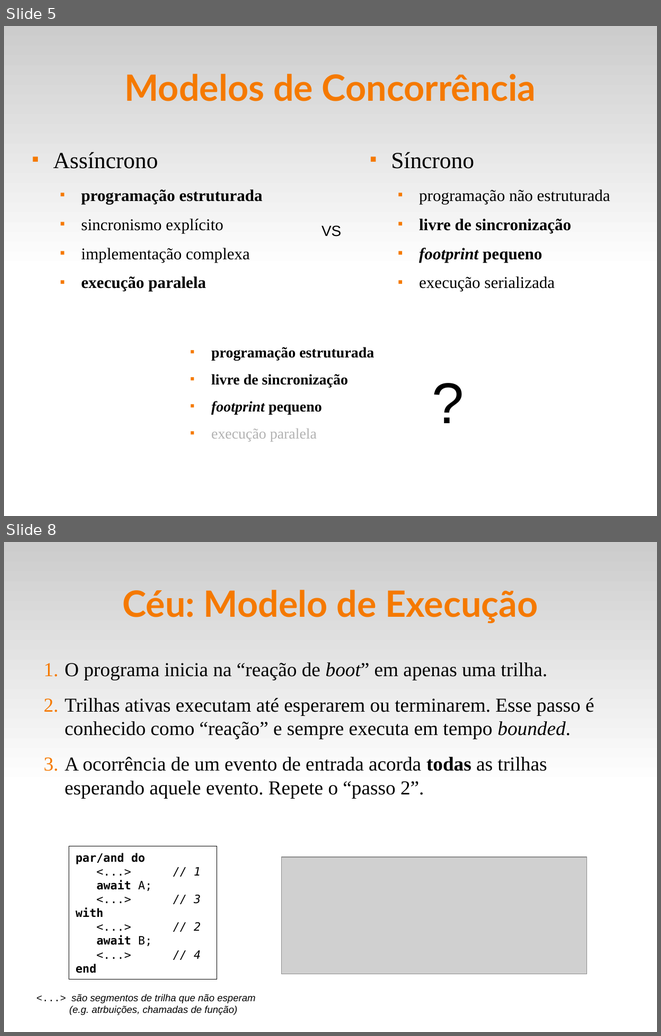
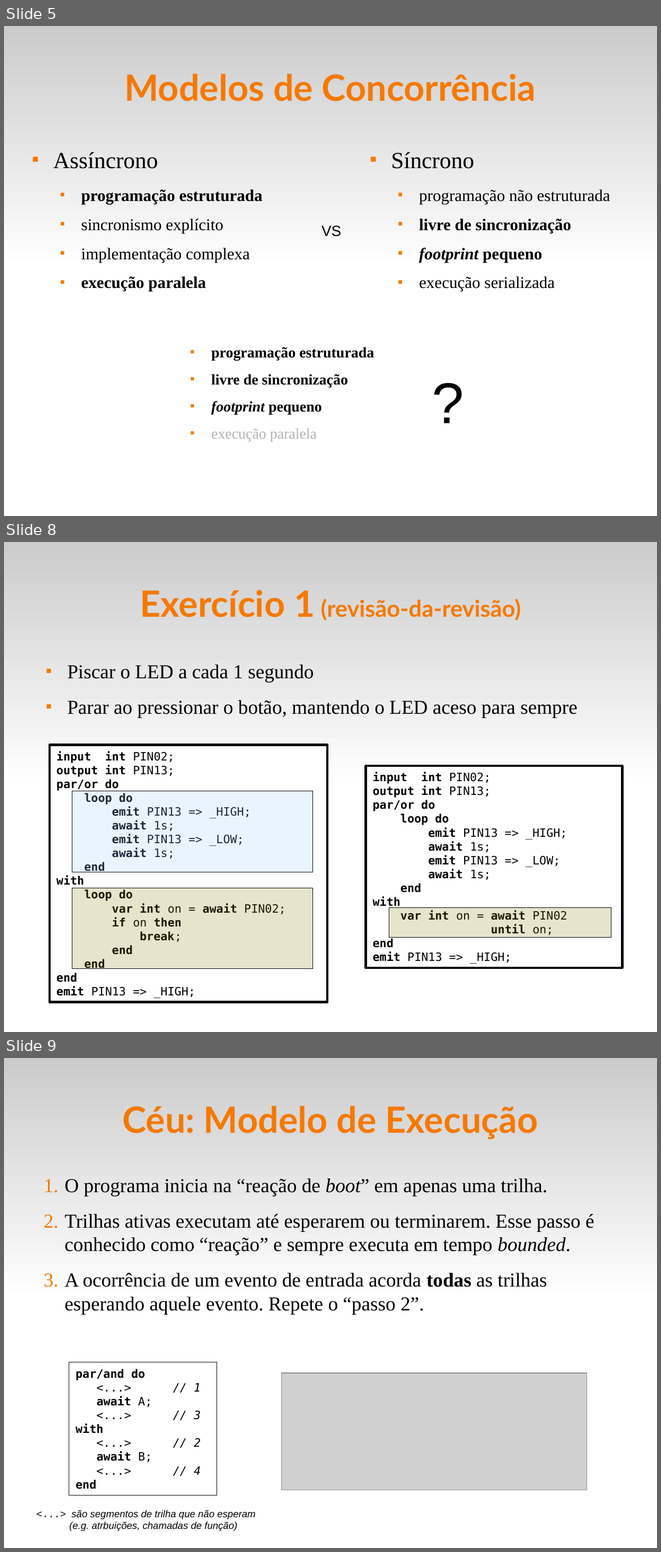
Before and after one commit to fsantanna-uerj/reativos, a slide deck: slides/05_ceu.odp. Shown one above the other, each under a label of ours: slides 5 and 8 before the commit, slides 5, 8 and 9 after it; the slides between them are not shown. The pictures are 661x1036 and 661x1552 pixels, drawn with LibreOffice and Linux fonts; fonts in the diff are those of the drawing; grey boxes stand for pictures. Boxes give left, top, right and bottom in pixels: in the first picture for what was removed or moved away, otherwise in the second. Text is boxed around its words. In the diff, an @@ line names an element or a change of style, - is before the commit and + after.

```diff
--- a/slides/05_ceu.odp
+++ b/slides/05_ceu.odp
@@ slide 8 added at box(4, 542, 657, 1032), background #FFFFFF; not listed: 1 template element that a slide beside it also shows @@
@@ title added at box(140, 590, 521, 620), 28 pt, text #F57900, bold @@
+Exercício 1 (revisão-da-revisão)
@@ text added at box(67, 664, 577, 717), 24 pt, text #000000 @@
+■ Piscar o LED a cada 1 segundo
+■ Parar ao pressionar o botão, mantendo o LED aceso para sempre
@@ rectangle added at box(50, 744, 327, 1002), fill #FFFFFF, outline #000000 2.89 pt, 14 pt, text #000000, bold @@
+input int PIN02;
+output int PIN13;
+par/or do
+loop do
+emit PIN13 => _HIGH;
+await 1s;
+emit PIN13 => _LOW;
+await 1s;
+end
+with
+loop do
+var int on = await PIN02;
+if on then
+break;
+end
+end
+end
+emit PIN13 => _HIGH;
@@ rectangle added at box(366, 766, 623, 968), fill #FFFFFF, outline #000000 2.89 pt, 14 pt, text #000000, bold @@
+input int PIN02;
+output int PIN13;
+par/or do
+loop do
+emit PIN13 => _HIGH;
+await 1s;
+emit PIN13 => _LOW;
+await 1s;
+end
+with
+var int on = await PIN02
+until on;
+end
+emit PIN13 => _HIGH;
@@ rectangle added at box(72, 791, 312, 872), fill #99CCFF at 20% opacity, outline #000000 0 pt @@
@@ rectangle added at box(72, 888, 312, 969), fill #808000 at 20% opacity, outline #000000 0 pt @@
@@ rectangle added at box(389, 908, 611, 937), fill #808000 at 20% opacity, outline #000000 0 pt @@
@@ what was slide 8 is now slide 9 @@
```
Also in this commit, not shown: 9 slides changed, 9 other slides added, 7 other files.
